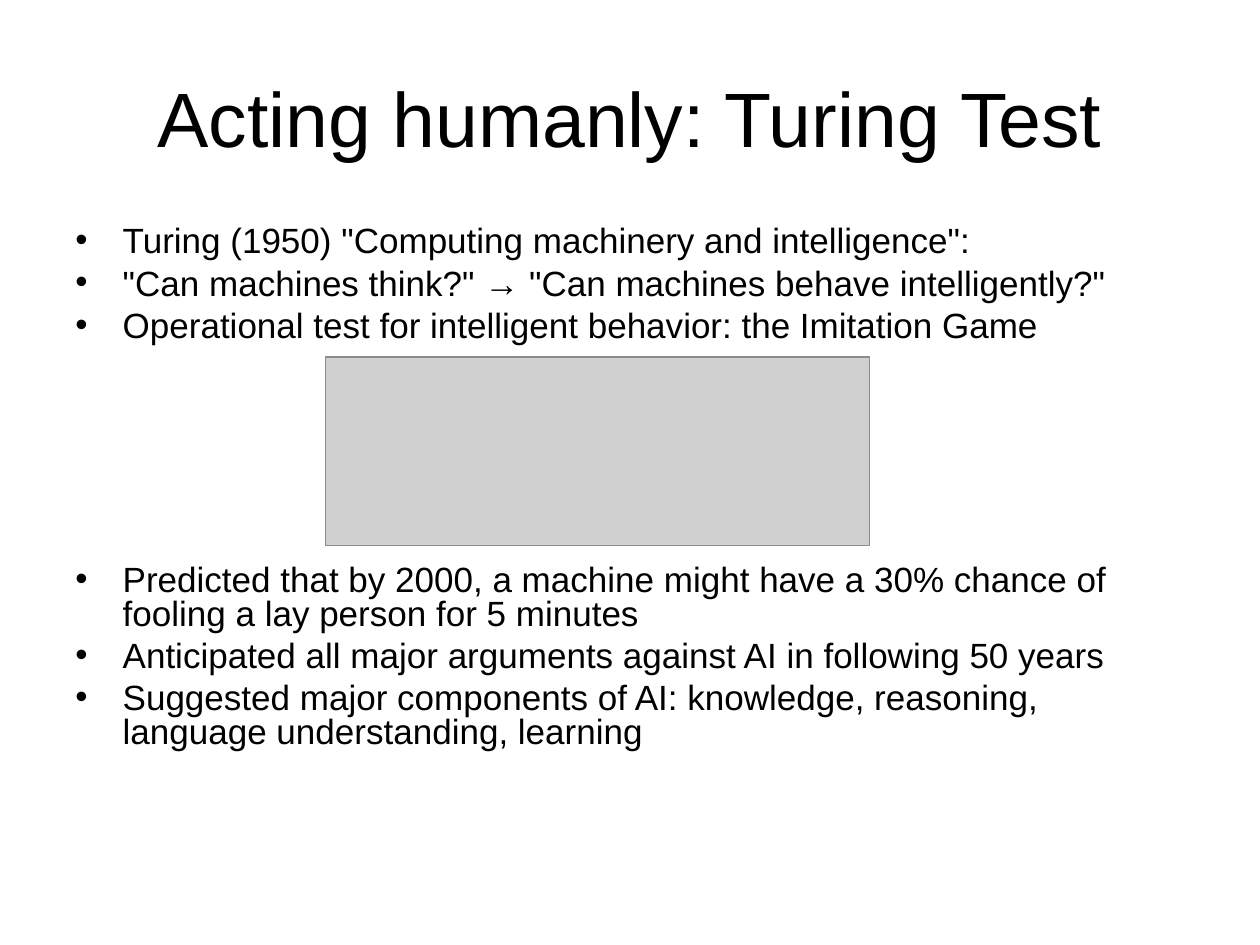
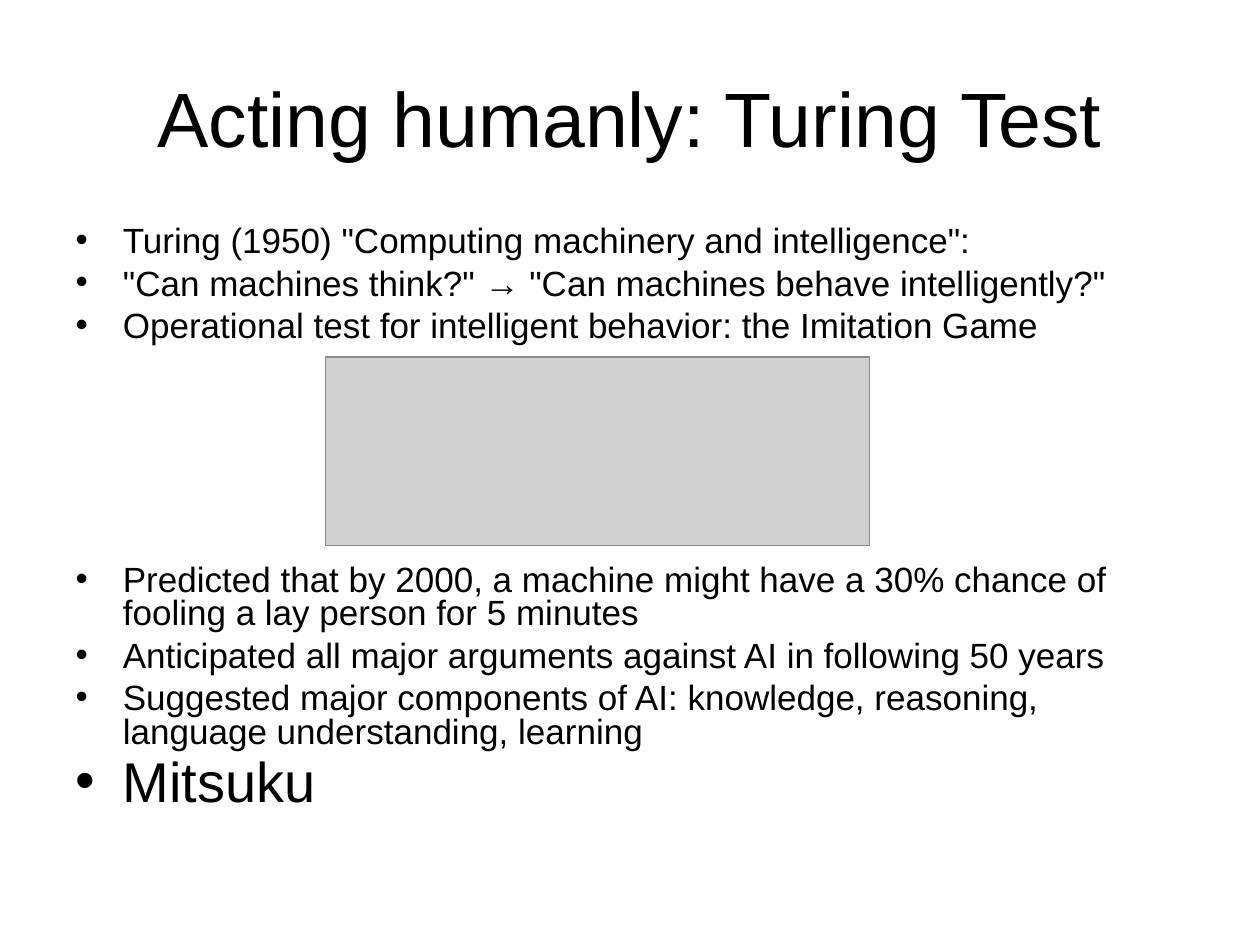
Before and after one commit to Rafi-afridi/Artificial_intelligence, a slide deck: slide 8 of Book slides/m1-intro.ppt (slide 6 before the commit). Drawn at 1260x945 pixels with LibreOffice and Linux fonts; fonts in the diff are those of the drawing; grey boxes stand for pictures. Boxes give left, top, right and bottom in pixels: in the first picture for what was removed or moved away, otherwise in the second. Text is boxed around its words. In the diff, an @@ line names an element or a change of style, - is before the commit and + after.

```diff
--- a/Book slides/m1-intro.ppt
+++ b/Book slides/m1-intro.ppt
@@ text at [123,761,316,803]: paragraph added @@
+• Mitsuku
```
Also in this commit, not shown: 4 other slides changed, 4 slides added, 2 slides removed, 4 other files.
